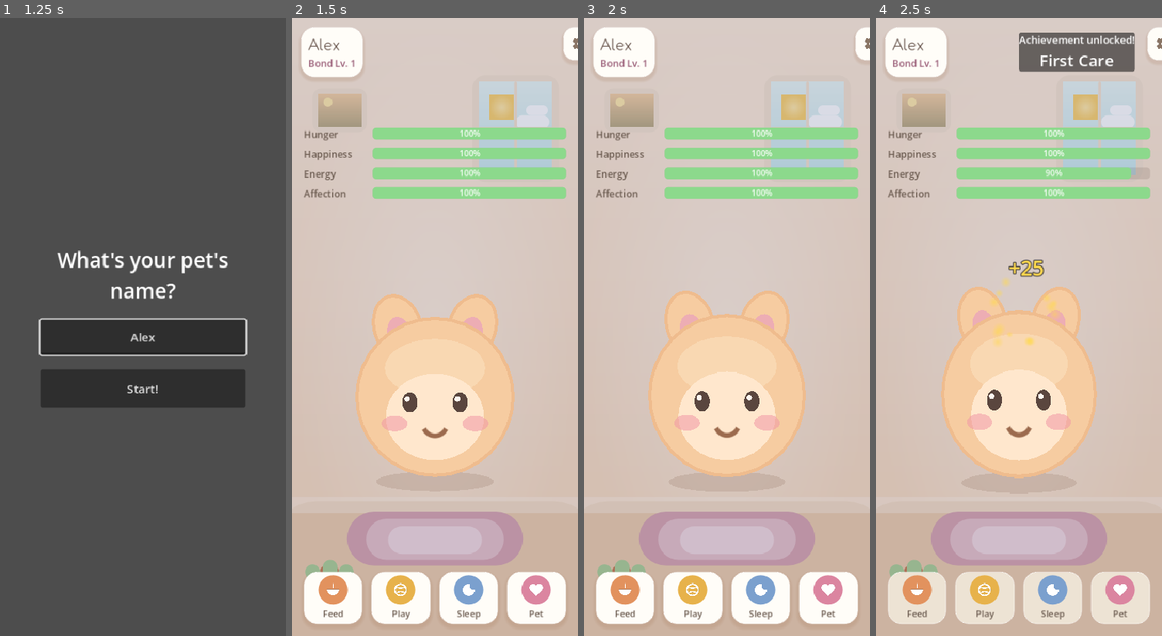
Above: before the commit, frames 1-4 (left to right).
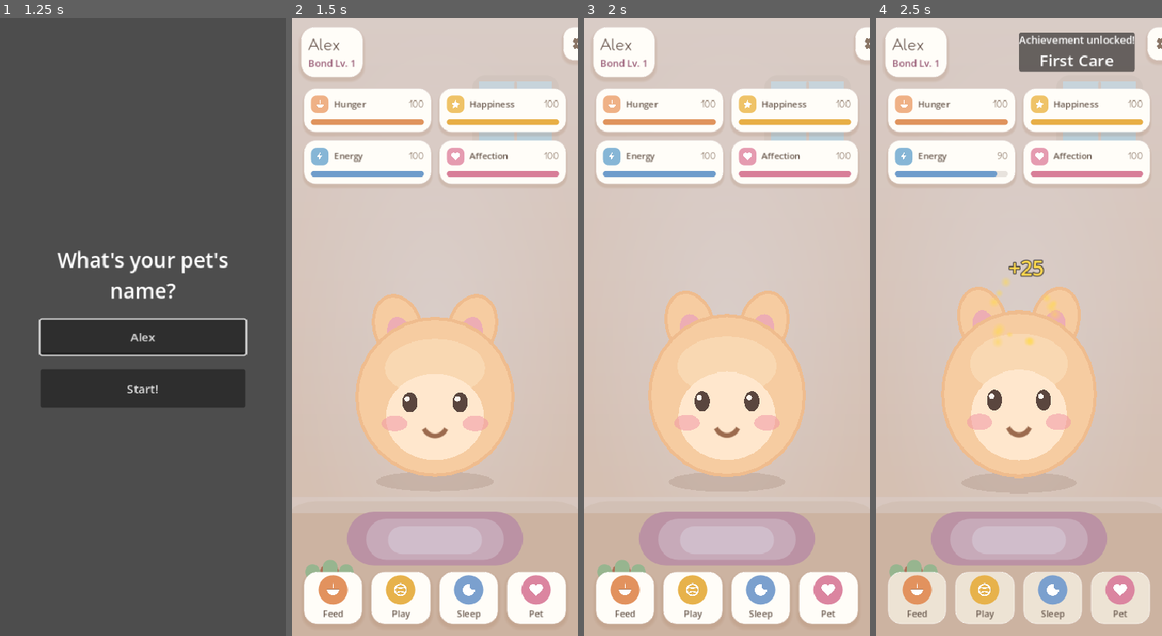
Above: after the commit, the same moments.

Repository: cvalera18/pets
Game: Godot game, scene res://scenes/main/Main.tscn
Same seed, same stepped clock (60 frames per second), same inputs: the game is played once before the commit and once after it.
Inputs (mouse positions are in pixels of both pictures, inside the frame that each line leads up to):
- Up to frame 1 (1.25 s): click (143, 339) at 0.52 s; type "Alex" at 0.6 s
- Up to frame 2 (1.5 s): click "Start!" at 1.25 s
- Up to frame 3 (2 s): no input
- Up to frame 4 (2.5 s): click (984, 598) at 2 s

Frame 1 is identical in both runs. In frame 2, 15% of the frame differs, in the area x 4-96%, y 11-30%; in frame 3, 15%; in frame 4, 15%.

Commit message:
feat(redesign): 2x2 stat card grid with icons + values
- Stats rebuilt as a 2x2 grid of cozy cards: a colored icon square + label +
  value number (Fredoka) + bar, matching the design. The old vertical stat list
  is hidden.
- Bars are now coloured by stat (hunger orange / happiness yellow / energy blue /
  affection pink), turning red only when critical — per the design rule.

Co-Authored-By: Claude Opus 4.8 <noreply@anthropic.com>

Diff:
--- a/scenes/hud/HUD.gd
+++ b/scenes/hud/HUD.gd
@@ -14,6 +14,9 @@
 var _cooldown_timer: float = 0.0
 var _bar_fills: Dictionary = {}
 var _action_labels: Dictionary = {}
+var _bars: Dictionary = {}
+var _value_labels: Dictionary = {}
+var _stat_labels: Dictionary = {}
 var _is_sleeping: bool = false
 var _settings_button: Button
 var _name_label: Label
@@ -221,13 +224,9 @@
 
 
 func _set_bar(stat_name: String, value: float, old_value: float = value) -> void:
-	var bar: ProgressBar
-	match stat_name:
-		"hunger":    bar = hunger_bar
-		"happiness": bar = happiness_bar
-		"energy":    bar = energy_bar
-		"affection": bar = affection_bar
-		_: return
+	if not _bars.has(stat_name):
+		return
+	var bar: ProgressBar = _bars[stat_name]
 
 	# Animate big jumps (interaction gains); apply gradual decay instantly so the
 	# bar doesn't spawn a fresh tween on every decay frame.
@@ -238,37 +237,29 @@
 	else:
 		bar.value = value
 
-	if _bar_fills.has(stat_name):
-		_bar_fills[stat_name].bg_color = _bar_color(value)
-
-
-## Three-tier readability tint: critical / low / healthy.
-func _bar_color(value: float) -> Color:
+	_bar_fills[stat_name].bg_color = _stat_color(stat_name, value)
+	if _value_labels.has(stat_name):
+		_value_labels[stat_name].text = str(roundi(value))
+
+
+## Bar fill colour: the stat's own hue, turning red when critical (design rule).
+func _stat_color(stat: String, value: float) -> Color:
 	if value <= GameConfig.CRITICAL_THRESHOLD:
-		return Color(1.0, 0.45, 0.45)   # red — critical
-	elif value <= GameConfig.LOW_THRESHOLD:
-		return Color(1.0, 0.80, 0.45)   # amber — low
-	return Color(0.55, 0.85, 0.55)      # green — healthy
+		return PAL.TIER_CRIT_B
+	match stat:
+		"hunger":    return PAL.HUNGER_B
+		"happiness": return PAL.HAPPY_B
+		"energy":    return PAL.ENERGY_B
+		"affection": return PAL.AFFECTION_B
+	return PAL.HUNGER_B
 
 
 # ─── Cozy theme (StyleBoxFlat) ────────────────────────────────────────────────
 
 func _apply_theme() -> void:
-	# Lift the stat panel up under the name pill so the cozy room shows below.
-	var sp: Control = $Control/StatsPanel
-	sp.set_anchors_and_offsets_preset(Control.PRESET_TOP_WIDE)
-	sp.offset_left = 16.0
-	sp.offset_right = -16.0
-	sp.offset_top = 150.0
-	sp.add_theme_constant_override("separation", 9)
-
-	_style_bar(hunger_bar, "hunger")
-	_style_bar(happiness_bar, "happiness")
-	_style_bar(energy_bar, "energy")
-	_style_bar(affection_bar, "affection")
-	for lbl in [hunger_label, happiness_label, energy_label, affection_label]:
-		lbl.add_theme_color_override("font_color", PAL.TEXT_BODY)
-		lbl.add_theme_font_size_override("font_size", 13)
+	# Replace the old stat list with the cozy 2×2 card grid.
+	$Control/StatsPanel.hide()
+	_build_stat_grid()
 
 	for b in [feed_button, play_button, sleep_button, pet_button]:
 		_style_button(b)
@@ -306,21 +297,86 @@
 	b.custom_minimum_size = Vector2(0, 62)
 
 
-func _style_bar(bar: ProgressBar, stat: String) -> void:
+## Builds the 2×2 grid of stat cards (icon square + label + value + bar).
+func _build_stat_grid() -> void:
+	var grid := GridContainer.new()
+	grid.columns = 2
+	grid.add_theme_constant_override("h_separation", 11)
+	grid.add_theme_constant_override("v_separation", 11)
+	grid.set_anchors_and_offsets_preset(Control.PRESET_TOP_WIDE)
+	grid.offset_left = 16.0
+	grid.offset_right = -16.0
+	grid.offset_top = 96.0
+	$Control.add_child(grid)
+
+	_make_stat_card(grid, "hunger", Icons.bowl, PAL.HUNGER, "STAT_HUNGER")
+	_make_stat_card(grid, "happiness", Icons.star, PAL.HAPPY, "STAT_HAPPINESS")
+	_make_stat_card(grid, "energy", Icons.bolt, PAL.ENERGY, "STAT_ENERGY")
+	_make_stat_card(grid, "affection", Icons.heart, PAL.AFFECTION, "STAT_AFFECTION")
+
+
+func _make_stat_card(parent: Node, stat: String, icon: Texture2D, color: Color, label_key: String) -> void:
+	var card := PanelContainer.new()
+	card.add_theme_stylebox_override("panel", _card_sb(PAL.CARD, 16, 3))
+	card.size_flags_horizontal = Control.SIZE_EXPAND_FILL
+	parent.add_child(card)
+
+	var v := VBoxContainer.new()
+	v.add_theme_constant_override("separation", 8)
+	card.add_child(v)
+
+	var row := HBoxContainer.new()
+	row.add_theme_constant_override("separation", 7)
+	v.add_child(row)
+
+	var sq := Panel.new()
+	sq.custom_minimum_size = Vector2(24, 24)
+	var ssb := StyleBoxFlat.new()
+	ssb.bg_color = color
+	ssb.set_corner_radius_all(8)
+	sq.add_theme_stylebox_override("panel", ssb)
+	row.add_child(sq)
+	var ic := TextureRect.new()
+	ic.texture = icon
+	ic.expand_mode = TextureRect.EXPAND_IGNORE_SIZE
+	ic.stretch_mode = TextureRect.STRETCH_KEEP_ASPECT_CENTERED
+	ic.position = Vector2(5, 5)
+	ic.size = Vector2(14, 14)
+	ic.mouse_filter = Control.MOUSE_FILTER_IGNORE
+	sq.add_child(ic)
+
+	var lbl := Label.new()
+	lbl.text = tr(label_key)
+	lbl.add_theme_font_size_override("font_size", 12)
+	lbl.add_theme_color_override("font_color", PAL.TEXT_BODY)
+	lbl.size_flags_horizontal = Control.SIZE_EXPAND_FILL
+	lbl.vertical_alignment = VERTICAL_ALIGNMENT_CENTER
+	row.add_child(lbl)
+	_stat_labels[stat] = lbl
+
+	var val := Label.new()
+	if Fonts.display != null:
+		val.add_theme_font_override("font", Fonts.display)
+	val.add_theme_font_size_override("font_size", 13)
+	val.add_theme_color_override("font_color", PAL.TEXT_MUTED)
+	val.vertical_alignment = VERTICAL_ALIGNMENT_CENTER
+	row.add_child(val)
+	_value_labels[stat] = val
+
+	var bar := ProgressBar.new()
+	bar.show_percentage = false
+	bar.custom_minimum_size = Vector2(0, 8)
 	var track := StyleBoxFlat.new()
-	track.bg_color = Color(0.35, 0.27, 0.22, 0.15)
-	track.set_corner_radius_all(5)
+	track.bg_color = Color(0.35, 0.27, 0.22, 0.14)
+	track.set_corner_radius_all(4)
 	bar.add_theme_stylebox_override("background", track)
-
 	var fill := StyleBoxFlat.new()
-	fill.bg_color = PAL.TIER_HEALTHY_B
-	fill.set_corner_radius_all(5)
+	fill.bg_color = color
+	fill.set_corner_radius_all(4)
 	bar.add_theme_stylebox_override("fill", fill)
+	v.add_child(bar)
+	_bars[stat] = bar
 	_bar_fills[stat] = fill
-
-	bar.custom_minimum_size = Vector2(0, 12)
-	bar.add_theme_color_override("font_color", Color(1, 1, 1, 0.92))
-	bar.add_theme_font_size_override("font_size", 11)
 
 
 ## Turns a plain action Button into a cozy card: a colored circle with a white
@@ -366,10 +422,11 @@
 
 ## Refreshes all text labels. Call again if the locale changes at runtime.
 func _refresh_labels() -> void:
-	hunger_label.text    = tr("STAT_HUNGER")
-	happiness_label.text = tr("STAT_HAPPINESS")
-	energy_label.text    = tr("STAT_ENERGY")
-	affection_label.text = tr("STAT_AFFECTION")
+	if not _stat_labels.is_empty():
+		_stat_labels["hunger"].text    = tr("STAT_HUNGER")
+		_stat_labels["happiness"].text = tr("STAT_HAPPINESS")
+		_stat_labels["energy"].text    = tr("STAT_ENERGY")
+		_stat_labels["affection"].text = tr("STAT_AFFECTION")
 
 	if not _action_labels.is_empty():
 		_action_labels["feed"].text  = tr("ACTION_FEED")
